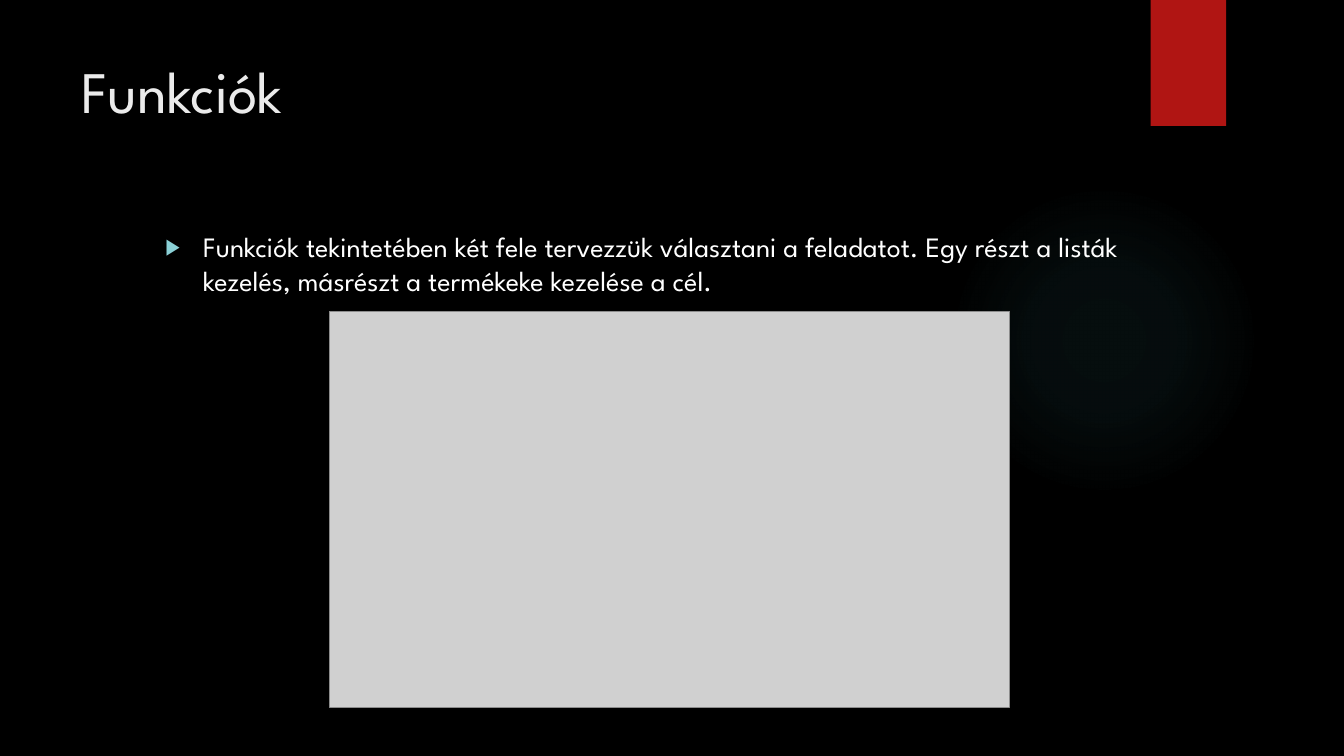
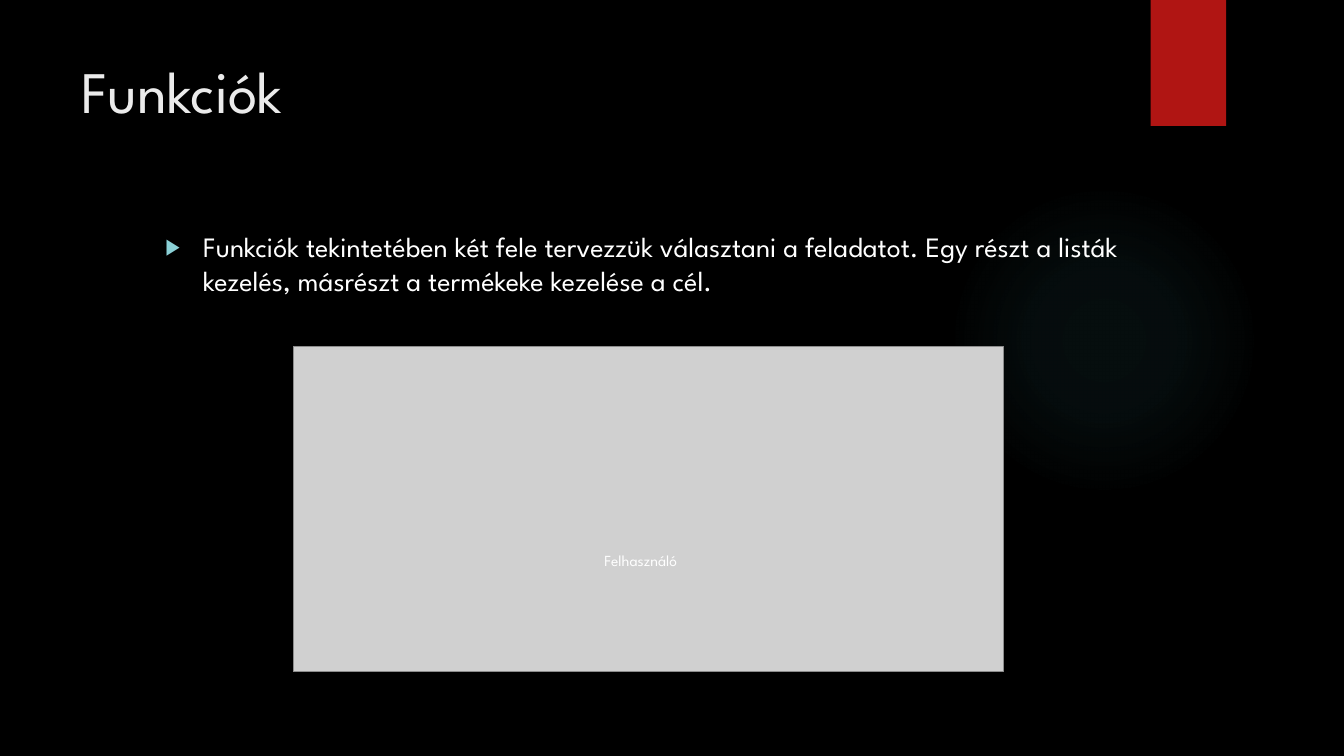
Before and after one commit to horeczky95/Projektlabor, a slide deck: slide 9 of Bolti költés.pptx. Drawn at 1344x756 pixels with LibreOffice and Linux fonts; fonts in the diff are those of the drawing; grey boxes stand for pictures; background and template pictures are left out. Boxes give left, top, right and bottom in pixels: in the first picture for what was removed or moved away, otherwise in the second. Text is boxed around its words. In the diff, an @@ line names an element or a change of style, - is before the commit and + after.

```diff
--- a/Bolti költés.pptx
+++ b/Bolti költés.pptx
@@ picture resized from (x1=329, y1=312, x2=1009, y2=708) to (x1=293, y1=347, x2=1004, y2=673) @@
@@ text added at (x1=604, y1=556, x2=677, y2=566), 11 pt, text #FFFFFF @@
+Felhasználó
```
Also in this commit, not shown: 1 other file.
